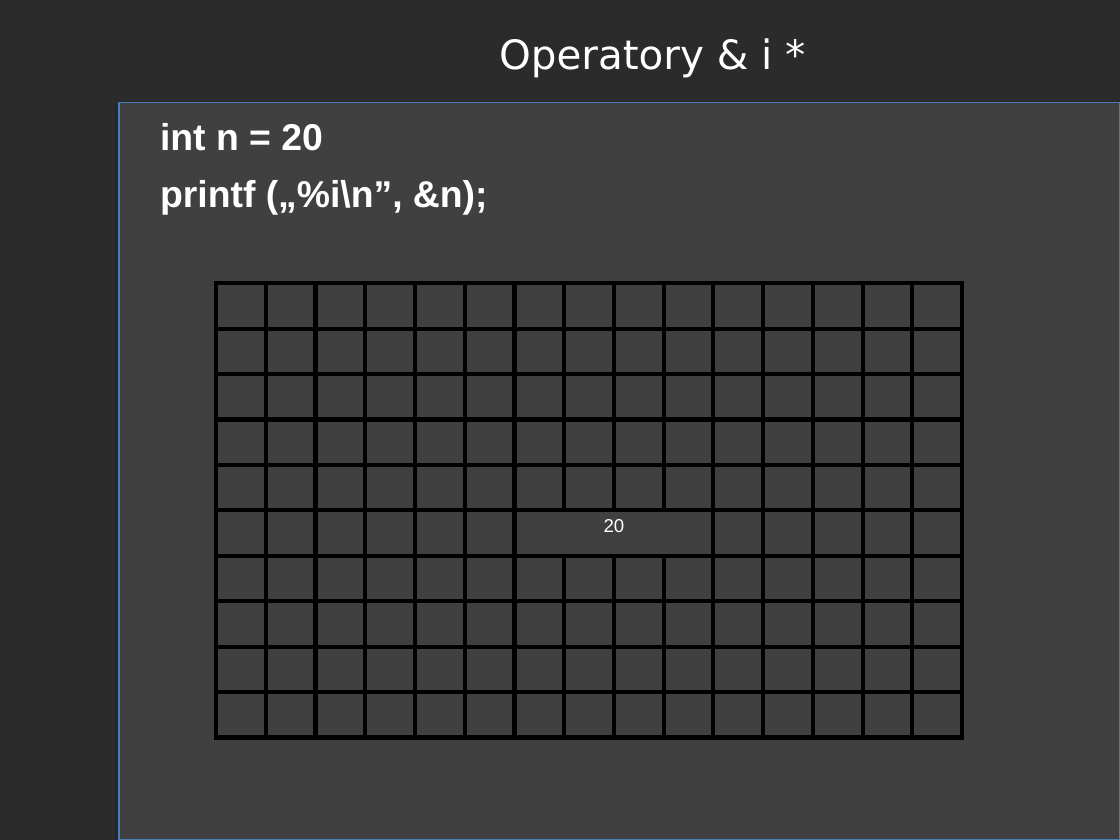
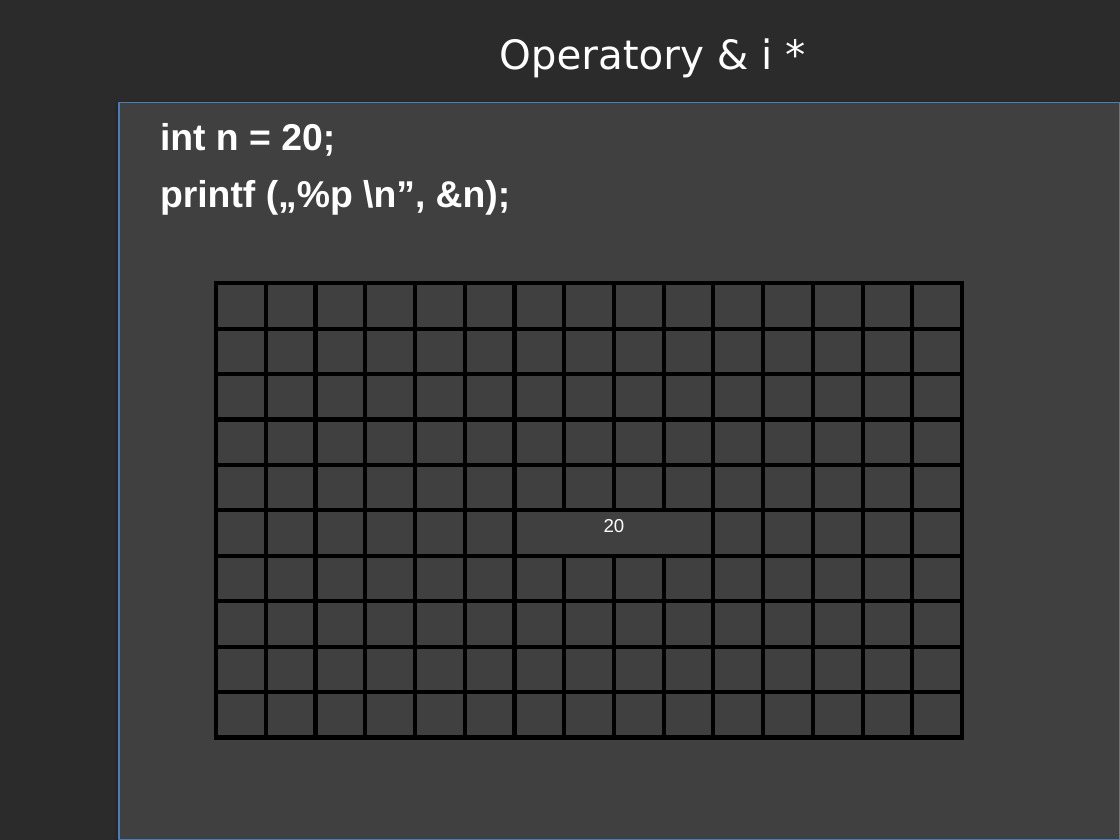
Before and after one commit to RafLew84/WpumKJ, a slide deck: slide 10 of 2021-2022/Wykład/Wyklad2.pptx. Drawn at 1120x840 pixels with LibreOffice and Linux fonts; fonts in the diff are those of the drawing; background and template pictures are left out; a plain dark background stands for a picture behind light text. Boxes give left, top, right and bottom in pixels: in the first picture for what was removed or moved away, otherwise in the second. Text is boxed around its words. In the diff, an @@ line names an element or a change of style, - is before the commit and + after.

```diff
--- a/2021-2022/Wykład/Wyklad2.pptx
+++ b/2021-2022/Wykład/Wyklad2.pptx
@@ text at [160,123,335,156]: text changed @@
-int n = 20
+int n = 20;
@@ text at [160,180,511,214]: text changed @@
-printf („%i\n”, &n);
+printf („%p \n”, &n);
```
Also in this commit, not shown: 1 other slide changed, 3 slides removed, 2 other files.
